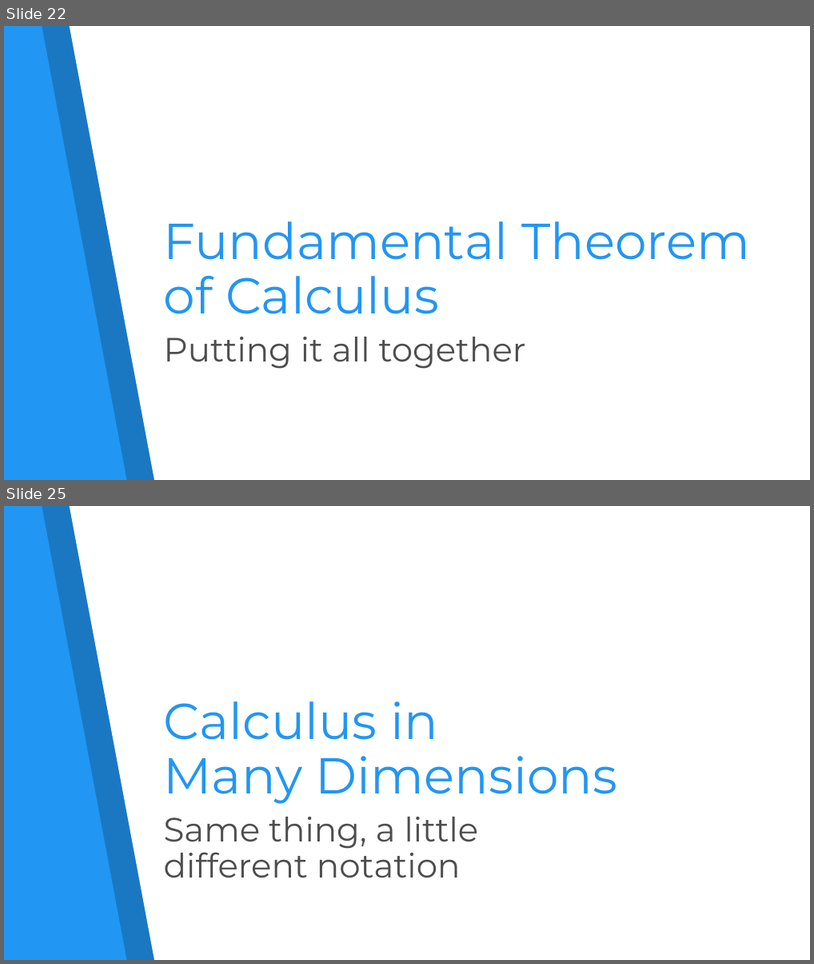
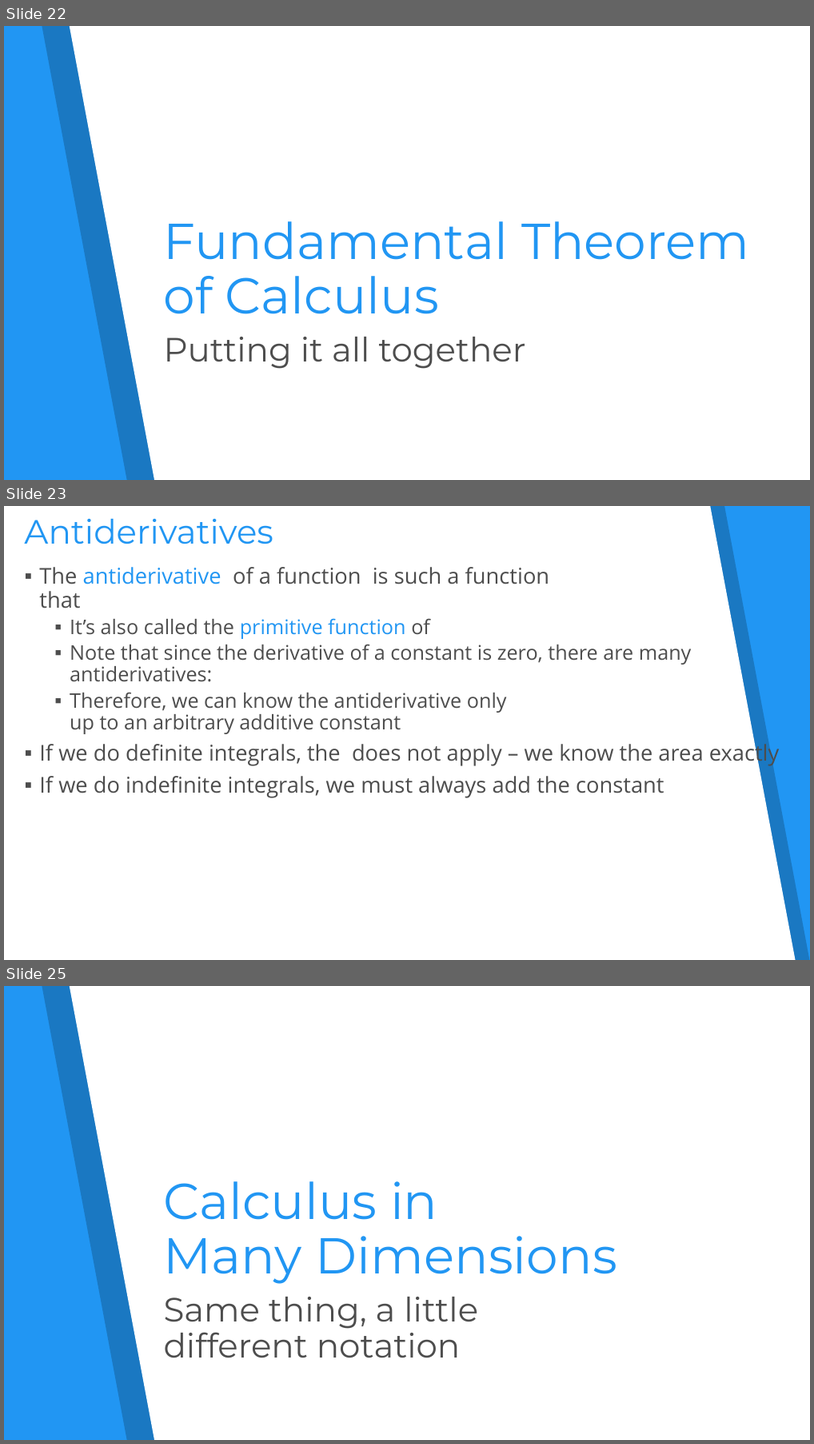
Before and after one commit to aquaruiz/Math_Concepts, a slide deck: 08. Calculus-Exercise/07. Calculus.pptx. Shown one above the other, each under a label of ours: slides 22 and 25 before the commit, slides 22, 23 and 25 after it; the slides between them are not shown. The pictures are 814x964 and 814x1444 pixels, drawn with LibreOffice and Linux fonts; fonts in the diff are those of the drawing. Boxes give left, top, right and bottom in pixels: in the first picture for what was removed or moved away, otherwise in the second. Text is boxed around its words. In the diff, an @@ line names an element or a change of style, - is before the commit and + after.

```diff
--- a/08. Calculus-Exercise/07. Calculus.pptx
+++ b/08. Calculus-Exercise/07. Calculus.pptx
@@ slide 23 added at (4,506,810,960), background #2196F3 @@
@@ freeform shape added at (4,506,810,960), fill #000000 at 20% opacity @@
@@ freeform shape added at (4,506,796,960), fill #FFFFFF @@
@@ text added at (24,519,274,544), 40 pt, text #2196F3 @@
+Antiderivatives
@@ text added at (39,567,779,798), 24 pt, text #4D4D4D @@
+▪ The antiderivative of a function is such a function
+  that
+  ▪ It’s also called the primitive function of
+  ▪ Note that since the derivative of a constant is zero, there are many
+    antiderivatives:
+  ▪ Therefore, we can know the antiderivative only
+    up to an arbitrary additive constant
+▪ If we do definite integrals, the does not apply – we know the area exactly
+▪ If we do indefinite integrals, we must always add the constant
```
Also in this commit, not shown: 19 slides changed, 5 other slides added, 6 slides removed.
